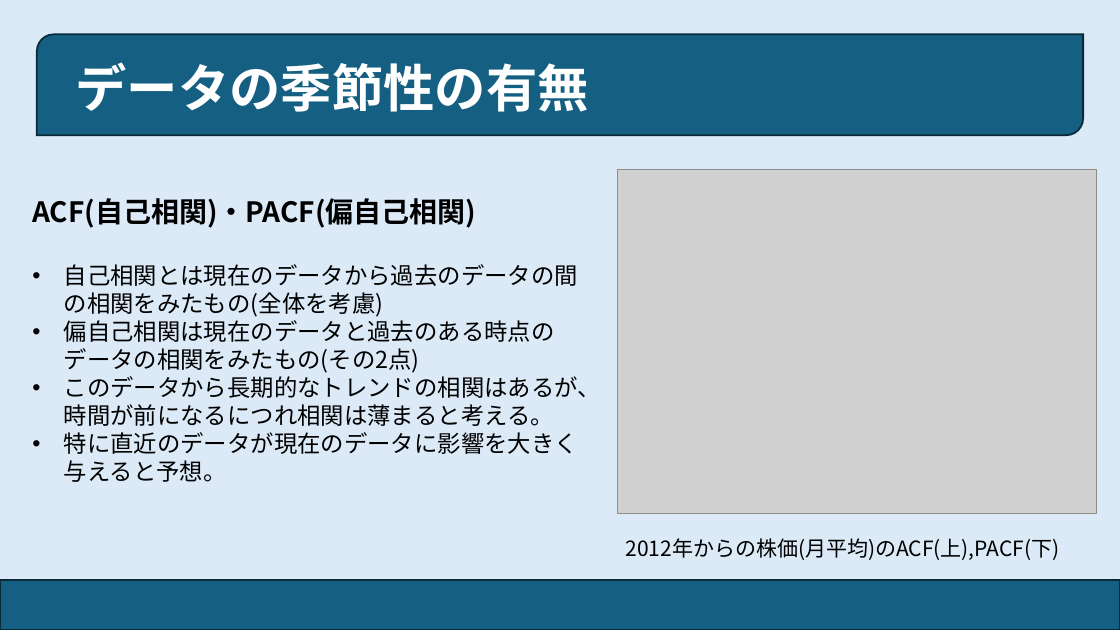
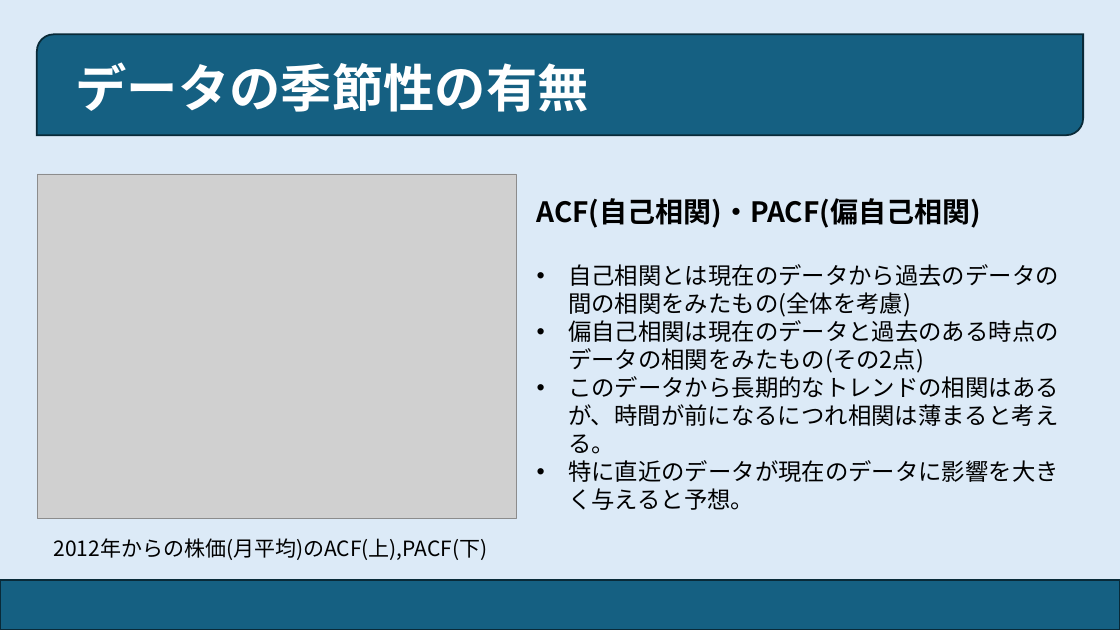
Before and after one commit to Okkyyt/time-series-prediction, a slide deck: slide 4 of submissions/slides/株価予測(プレゼン資料).pptx. Drawn at 1120x630 pixels with LibreOffice and Linux fonts; fonts in the diff are those of the drawing; grey boxes stand for pictures. Boxes give left, top, right and bottom in pixels: in the first picture for what was removed or moved away, otherwise in the second. Text is boxed around its words. In the diff, an @@ line names an element or a change of style, - is before the commit and + after.

```diff
--- a/submissions/slides/株価予測(プレゼン資料).pptx
+++ b/submissions/slides/株価予測(プレゼン資料).pptx
@@ picture moved from (x1=618, y1=169, x2=1096, y2=514) to (x1=37, y1=174, x2=516, y2=519) @@
@@ text "ACF(自己相関)・PACF(偏自己相関)" rewrapped from (x1=32, y1=198, x2=601, y2=482) to (x1=537, y1=198, x2=1059, y2=510) @@
@@ text "2012年からの株価(月平均)のACF(上),PACF(下)" moved from (x1=625, y1=538, x2=1059, y2=560) to (x1=53, y1=538, x2=487, y2=560) @@
```
Also in this commit, not shown: 3 other slides changed.
